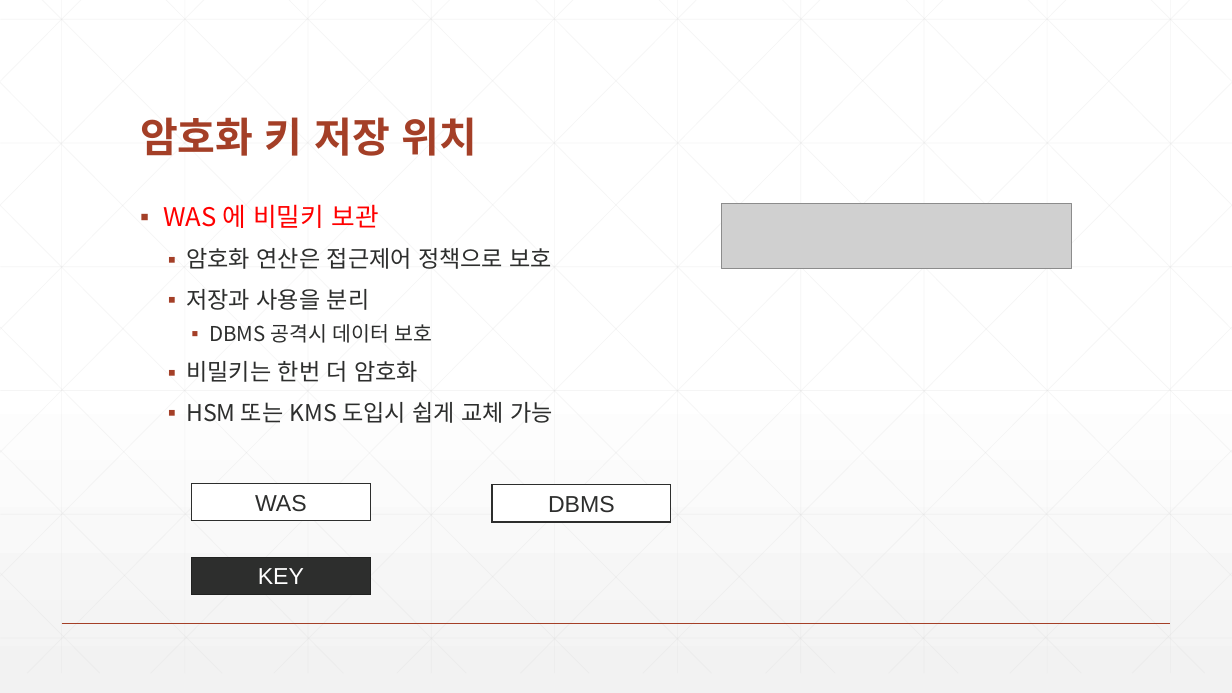
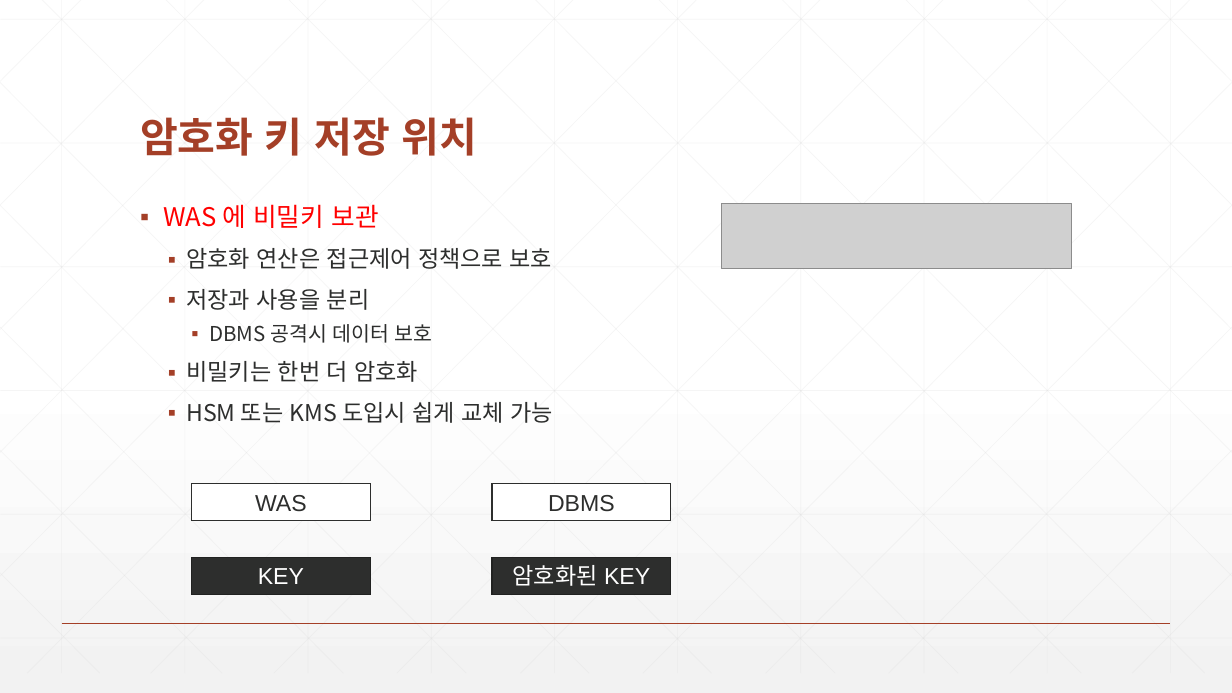
Before and after one commit to zeroshift01/code5, a slide deck: slide 3 of inflearn06/doc/6.(심화)암호화 키 저장 위치.pptx. Drawn at 1232x693 pixels with LibreOffice and Linux fonts; fonts in the diff are those of the drawing; grey boxes stand for pictures. Boxes give left, top, right and bottom in pixels: in the first picture for what was removed or moved away, otherwise in the second. Text is boxed around its words. In the diff, an @@ line names an element or a change of style, - is before the commit and + after.

```diff
--- a/inflearn06/doc/6.(심화)암호화 키 저장 위치.pptx
+++ b/inflearn06/doc/6.(심화)암호화 키 저장 위치.pptx
@@ rectangle added at (493, 557, 671, 594), fill #2D2E2D, outline #212221 1 pt, 18 pt, text #FFFFFF @@
+암호화된 KEY
```
Also in this commit, not shown: 14 other files.
